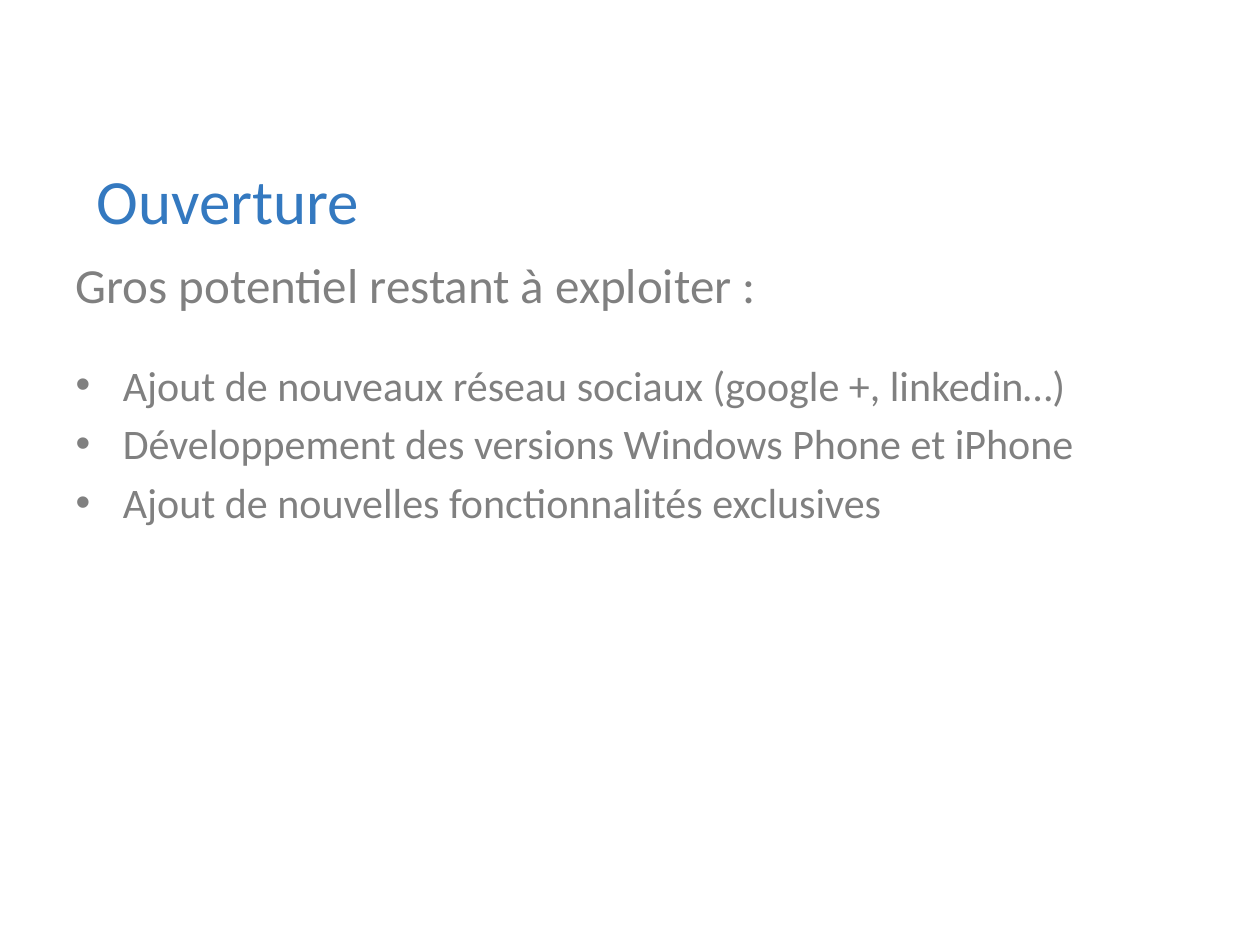
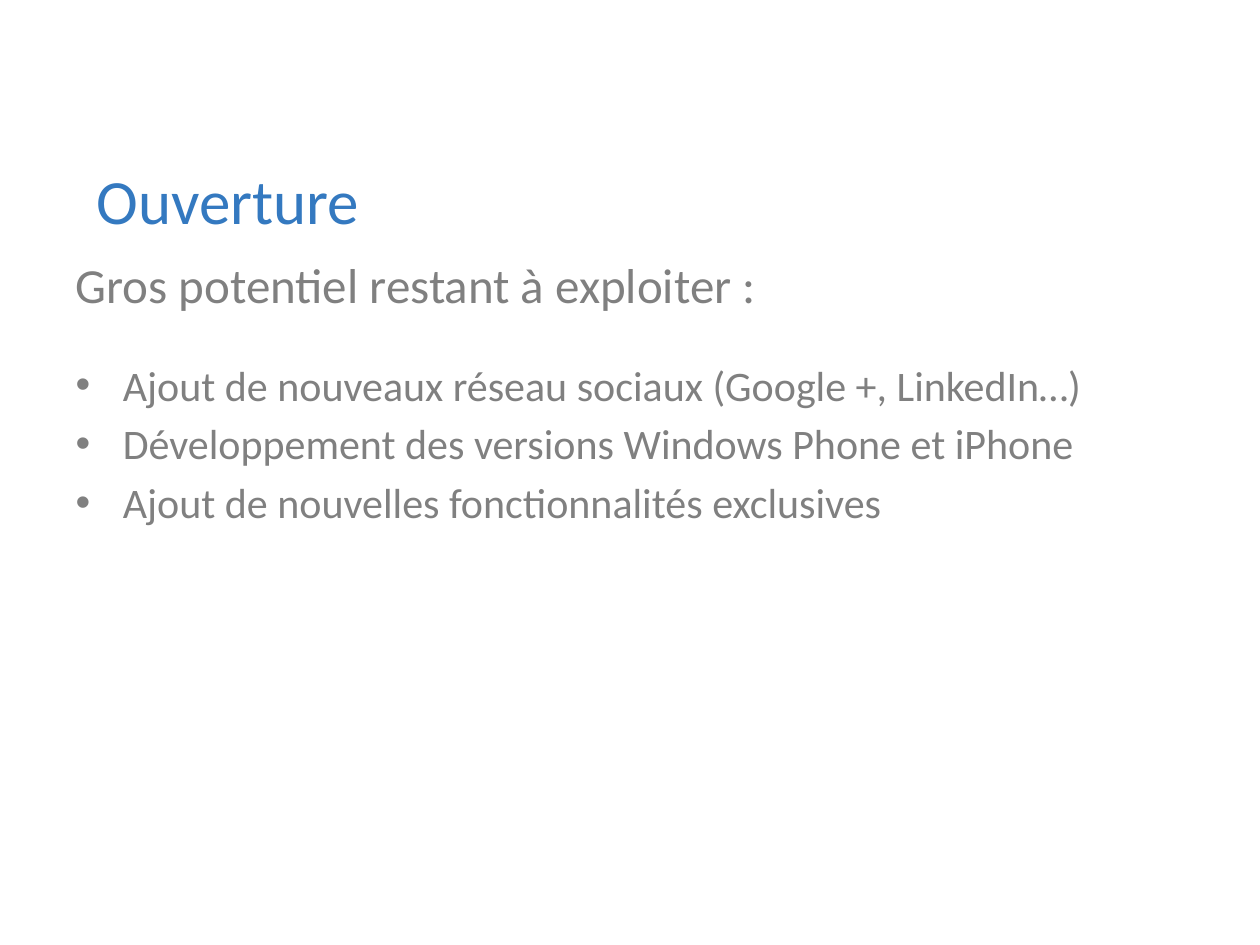
Before and after one commit to Riges/eip-silverlight, a slide deck: slide 17 of Docs/eip 10.09.11/myNETwork.pptx. Drawn at 1260x945 pixels with LibreOffice and Linux fonts; fonts in the diff are those of the drawing; background and template pictures are left out. Boxes give left, top, right and bottom in pixels: in the first picture for what was removed or moved away, otherwise in the second. Text is boxed around its words. In the diff, an @@ line names an element or a change of style, - is before the commit and + after.

```diff
--- a/Docs/eip 10.09.11/myNETwork.pptx
+++ b/Docs/eip 10.09.11/myNETwork.pptx
@@ text at (123,370,1081,408): text changed @@
-• Ajout de nouveaux réseau sociaux (google +, linkedin…)
+• Ajout de nouveaux réseau sociaux (Google +, LinkedIn…)
```
Also in this commit, not shown: 8 other slides changed.
